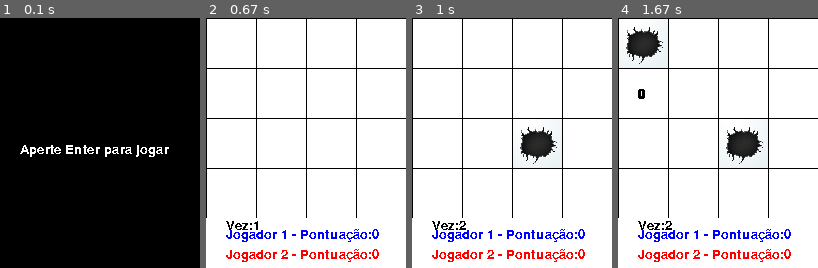
Above: before the commit, frames 1-4 (left to right).
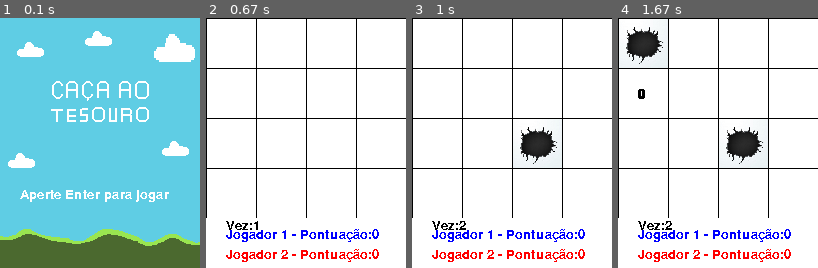
Above: after the commit, the same moments.

Repository: ThiagoDiasFigueiredo/Caca_ao_tesouro_Pygame
Game: pygame game, started from main.py
Two runs of this game, one before a commit and one after it. Both use one fixed random seed, a clock stepped at 60 frames per second and the inputs below.
Inputs (mouse positions are in pixels of both pictures, inside the frame that each line leads up to):
- Up to frame 1 (0.1 s): no input
- Up to frame 2 (0.67 s): tap Enter at 0.33 s
- Up to frame 3 (1 s): click (512, 158) at 0.72 s
- Up to frame 4 (1.67 s): click (656, 105) at 1.05 s; click (666, 50) at 1.38 s

The runs differ from the first frame. In frame 1, 100% of the frame differs, in the area x 0-100%, y 0-100%; in frame 2, nothing differs; in frame 3, nothing differs; in frame 4, nothing differs.

Commit message:
Adicionei Tela de menu personalizada

Diff:
--- a/main.py
+++ b/main.py
@@ -15,7 +15,7 @@
     som_contagem = pygame.mixer.Sound("pygame_contagem.wav")
     img_tesouro = pygame.transform.scale(pygame.image.load("tesouro.png"), (49, 49))
     img_buraco = pygame.transform.scale(pygame.image.load("buraco.png"), (49, 49))
-
+    img_menu = pygame.transform.scale(pygame.image.load('Tela_menu.png'),(200,250))
     cores = {
         'branca': (255, 255, 255),
         'azul': (0, 0, 255),
@@ -190,8 +190,8 @@
         if estado == 'menu':
             tela.fill(cores['preto'])
             texto_menu = fonte.render('Aperte Enter para jogar', False, cores['branca'])
-            tela.blit(texto_menu, (20, 125))
-
+            tela.blit(img_menu, (0,0))
+            tela.blit(texto_menu,(20,170))
         if estado == 'jogando':
             pygame.draw.rect(tela, cores['branca'], (0, 200, 200, 50))
             texto_jogador_1 = fonte.render(f'Jogador 1 - Pontuação:{pontuacao[0]}', False, cores['azul'])
Binary file added: Tela_menu.png
